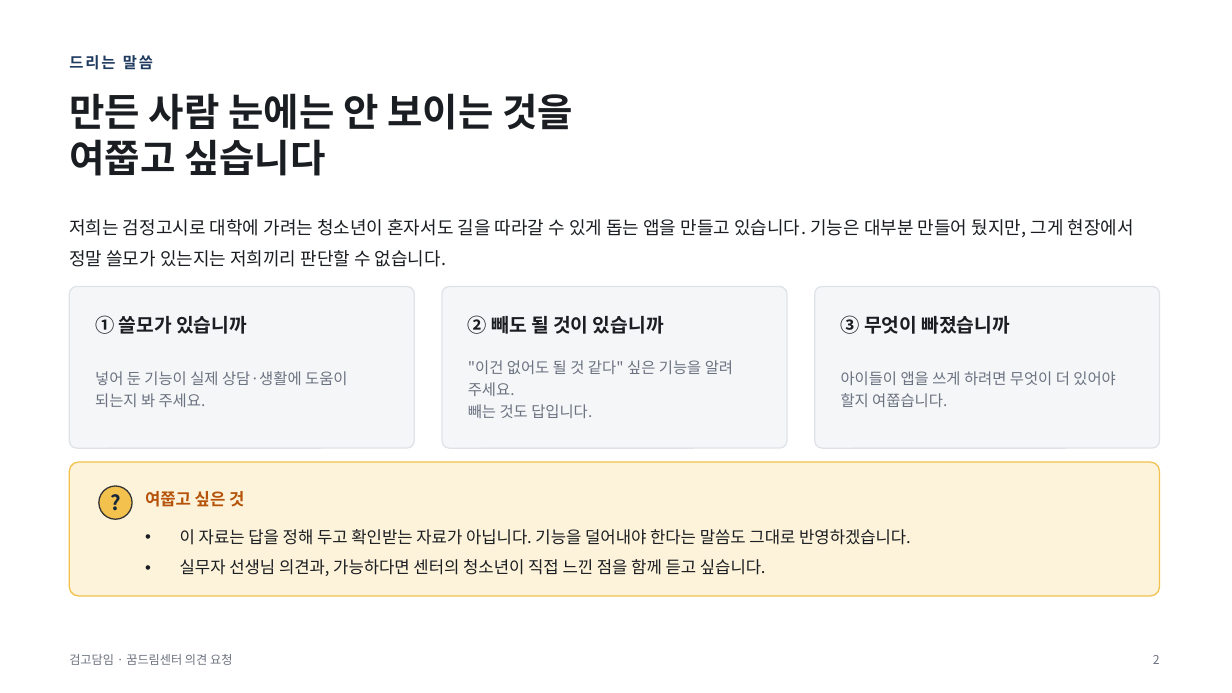
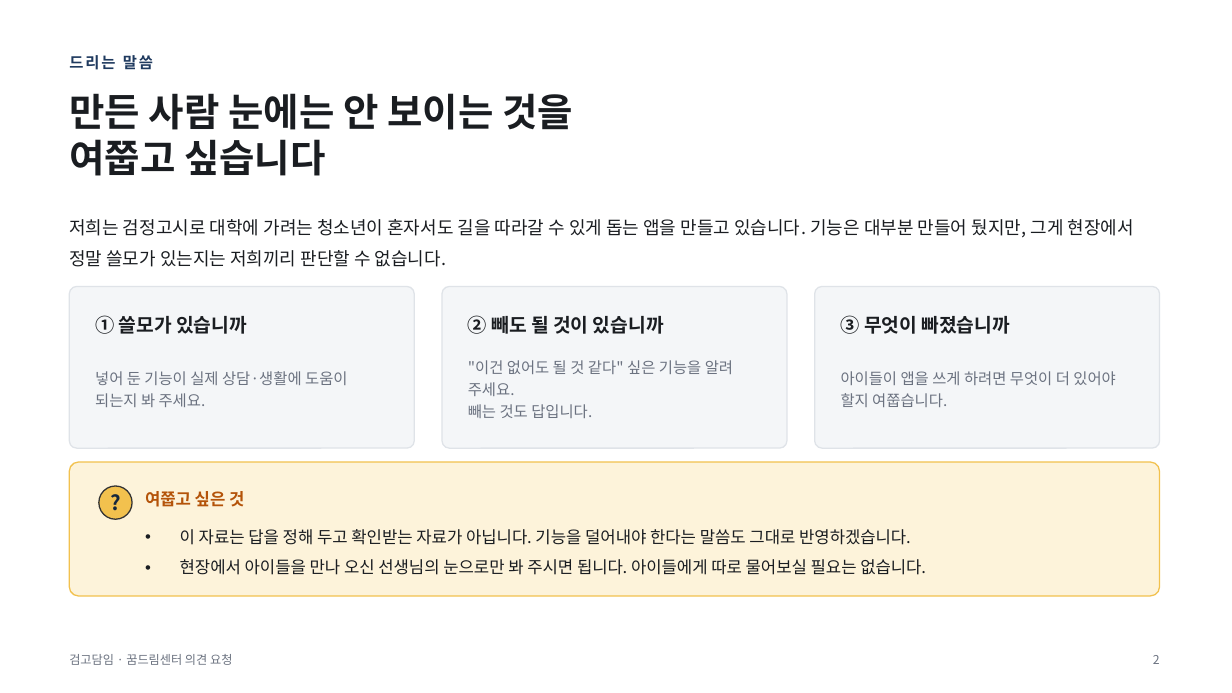
Before and after one commit to donggeun6669-cyber/ReBridge, a slide deck: slide 2 of ReBridge_AI공모전용/Planning/꿈드림_의견요청/검고담임_꿈드림센터_의견요청.pptx. Drawn at 1232x693 pixels with LibreOffice and Linux fonts; fonts in the diff are those of the drawing. Boxes give left, top, right and bottom in pixels: in the first picture for what was removed or moved away, otherwise in the second. Text is boxed around its words. In the diff, an @@ line names an element or a change of style, - is before the commit and + after.

```diff
--- a/ReBridge_AI공모전용/Planning/꿈드림_의견요청/검고담임_꿈드림센터_의견요청.pptx
+++ b/ReBridge_AI공모전용/Planning/꿈드림_의견요청/검고담임_꿈드림센터_의견요청.pptx
@@ text at (x1=180, y1=559, x2=926, y2=575): text changed @@
-• 실무자 선생님 의견과, 가능하다면 센터의 청소년이 직접 느낀 점을 함께 듣고 싶습니다.
+• 현장에서 아이들을 만나 오신 선생님의 눈으로만 봐 주시면 됩니다. 아이들에게 따로 물어보실 필요는 없습니다.
```
Also in this commit, not shown: 1 other slide changed, 1 other file.
